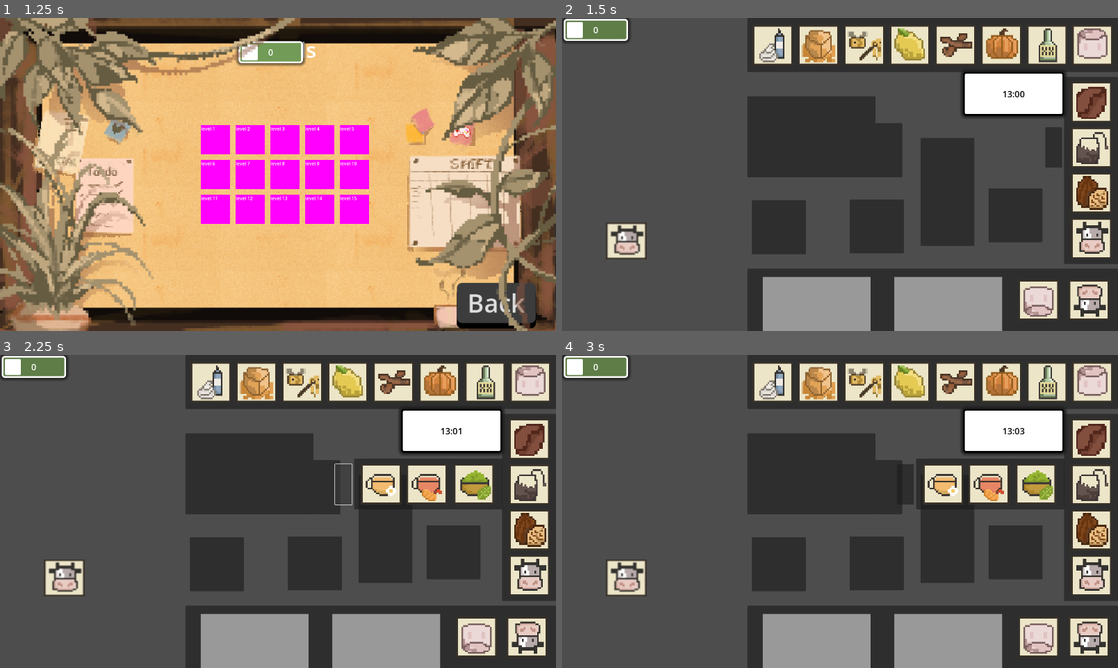
Above: before the commit, frames 1-4 (two rows, left to right).
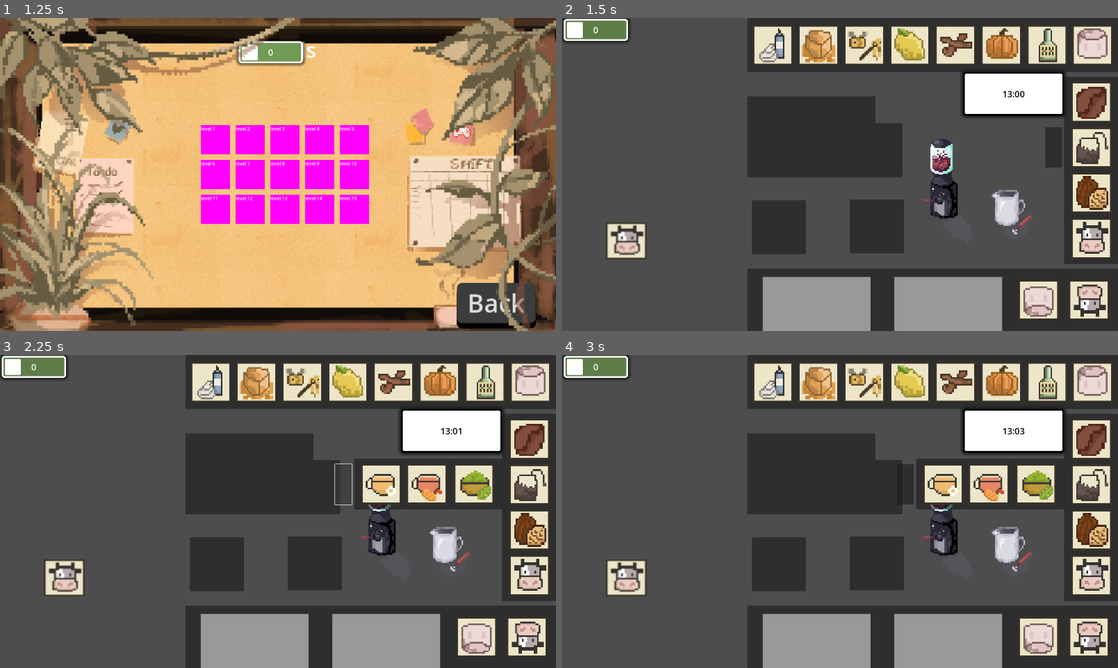
Above: after the commit, the same moments.

Repository: Project-Pixel-UoS/Brew-n-Buzz
Game: Godot game, scene res://scenes/main_menu.tscn
Two runs of this game, one before a commit and one after it. Both use one fixed random seed, a clock stepped at 60 frames per second and the inputs below.
Inputs (mouse positions are in pixels of both pictures, inside the frame that each line leads up to):
- Up to frame 1 (1.25 s): click (278, 208) at 0.5 s
- Up to frame 2 (1.5 s): click "level 1" at 1.25 s
- Up to frame 3 (2.25 s): click (489, 483) at 2 s
- Up to frame 4 (3 s): click (1034, 483) at 2.75 s

Frame 1 is identical in both runs. In frame 2, 4.5% of the frame differs, in the area x 64-87%, y 38-73%; in frame 3, 3.6%; in frame 4, 3.6%.

Commit message:
[chore]: Add grinder and frother sprites

Diff:
--- a/scenes/level_1.tscn
+++ b/scenes/level_1.tscn
@@ -11,7 +11,9 @@
 [ext_resource type="Texture2D" uid="uid://urbolafgxjia" path="res://images/kitchen panel/ingredients/fruittea.PNG" id="7_siltn"]
 [ext_resource type="Texture2D" uid="uid://d0v7hhu101kvr" path="res://images/kitchen panel/ingredients/camomilletea.PNG" id="8_0eusx"]
 [ext_resource type="Texture2D" uid="uid://cholgudtx35vj" path="res://images/kitchen panel/ingredients/coffeebean.PNG" id="8_bvyag"]
+[ext_resource type="Texture2D" uid="uid://dsfwxtbv87hwx" path="res://images/kitchen panel/machines/bnb_grinder_og.png" id="8_tm5b5"]
 [ext_resource type="Texture2D" uid="uid://brgx44mv1up15" path="res://images/kitchen panel/ingredients/cocoabean.PNG" id="9_ib0ym"]
+[ext_resource type="Texture2D" uid="uid://pebtaeyx30uc" path="res://images/kitchen panel/machines/bnb_frother_og.png" id="9_lrgjr"]
 [ext_resource type="Texture2D" uid="uid://c3vgqimow5qnu" path="res://images/kitchen panel/ingredients/whippedcream.PNG" id="10_2da5q"]
 [ext_resource type="Texture2D" uid="uid://0m7hc17rio08" path="res://images/kitchen panel/ingredients/marshmallows.PNG" id="11_huvnx"]
 [ext_resource type="Texture2D" uid="uid://cra7ey65ac01n" path="res://images/kitchen panel/ingredients/cinnamonsticks.PNG" id="12_fl4k1"]
@@ -55,9 +57,15 @@
 corner_radius_bottom_right = 4
 corner_radius_bottom_left = 4
 
+[sub_resource type="StyleBoxFlat" id="StyleBoxFlat_t6op6"]
+bg_color = Color(0.6, 0.6, 0.6, 0)
+
 [sub_resource type="StyleBoxFlat" id="StyleBoxFlat_opiph"]
 
 [sub_resource type="StyleBoxFlat" id="StyleBoxFlat_jvdqx"]
+
+[sub_resource type="StyleBoxFlat" id="StyleBoxFlat_diwq2"]
+bg_color = Color(0.6, 0.6, 0.6, 0)
 
 [node name="Level1" type="Node2D"]
 
@@ -209,6 +217,17 @@
 offset_top = 414.0
 offset_right = 1424.18
 offset_bottom = 786.364
+theme_override_styles/panel = SubResource("StyleBoxFlat_t6op6")
+
+[node name="GrinderImage" type="TextureRect" parent="Machines/Grinder"]
+texture_filter = 1
+layout_mode = 1
+anchors_preset = 15
+anchor_right = 1.0
+anchor_bottom = 1.0
+grow_horizontal = 2
+grow_vertical = 2
+texture = ExtResource("8_tm5b5")
 
 [node name="GroupHandle" type="Panel" parent="Machines"]
 offset_left = 1082.18
@@ -243,10 +262,22 @@
 offset_bottom = 812.182
 
 [node name="Frother" type="Panel" parent="Machines"]
+texture_filter = 1
 offset_left = 1473.0
 offset_top = 588.0
 offset_right = 1659.18
 offset_bottom = 774.182
+theme_override_styles/panel = SubResource("StyleBoxFlat_diwq2")
+
+[node name="GrinderImage" type="TextureRect" parent="Machines/Frother"]
+texture_filter = 1
+layout_mode = 1
+anchors_preset = 15
+anchor_right = 1.0
+anchor_bottom = 1.0
+grow_horizontal = 2
+grow_vertical = 2
+texture = ExtResource("9_lrgjr")
 
 [node name="Ingredients" type="Node" parent="."]
 
Binary file added: images/kitchen panel/machines/bnb_frother_og.png
Not shown, added: images/kitchen panel/machines/bnb_frother_og.png.import
Binary file added: images/kitchen panel/machines/bnb_grinder_og.png
Not shown, added: images/kitchen panel/machines/bnb_grinder_og.png.import
Not shown: 1 places in scenes/level_1.tscn that only renumber resources
